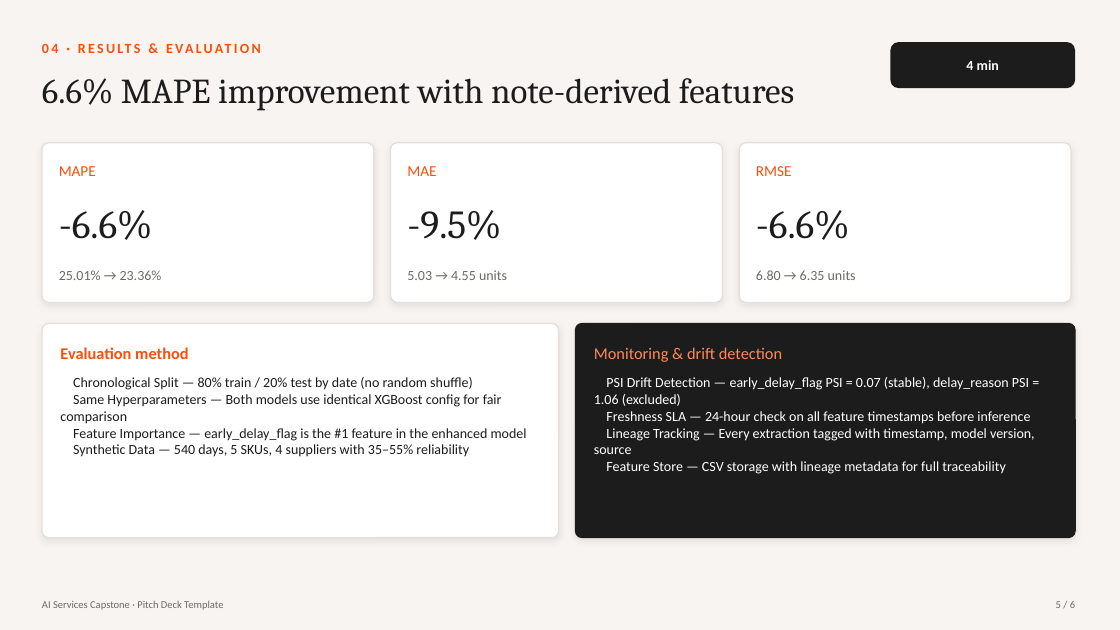
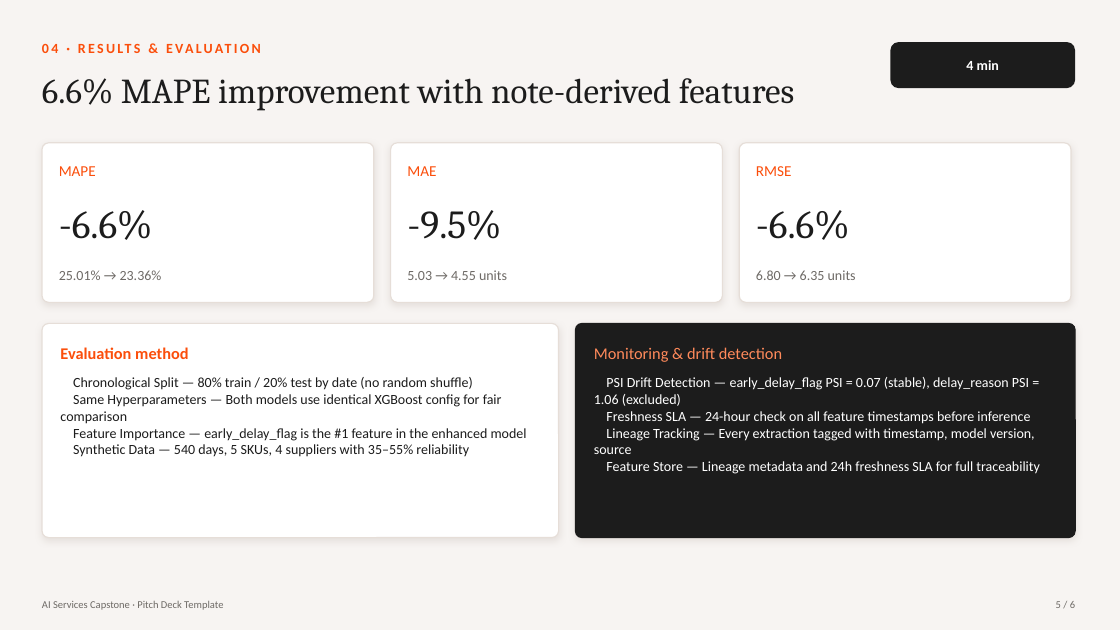
Before and after one commit to damie17/DemandSignalFeatureStore, a slide deck: slide 5 of PITCH_DECK.pptx. Drawn at 1120x630 pixels with LibreOffice and Linux fonts; fonts in the diff are those of the drawing. Boxes give left, top, right and bottom in pixels: in the first picture for what was removed or moved away, otherwise in the second. Text is boxed around its words. In the diff, an @@ line names an element or a change of style, - is before the commit and + after.

```diff
--- a/PITCH_DECK.pptx
+++ b/PITCH_DECK.pptx
@@ text at <box>606,461,1039,474</box>: text changed @@
-Feature Store — CSV storage with lineage metadata for full traceability
+Feature Store — Lineage metadata and 24h freshness SLA for full traceability
```
Also in this commit, not shown: 4 other slides changed, 1 other file.
